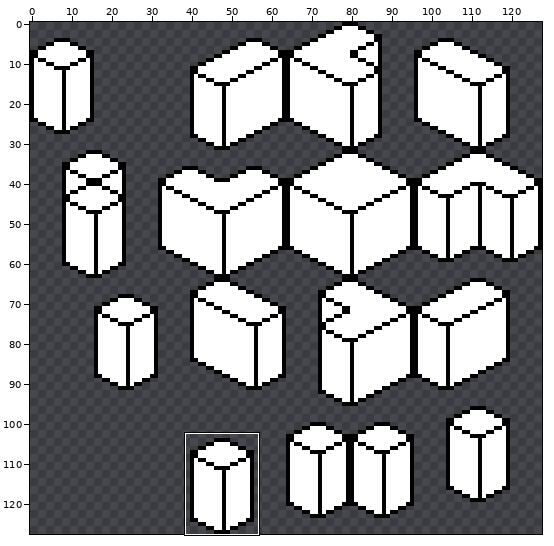
Two versions of one pixel-art file, tile_sets/templates/d_transparent_template.aseprite. The first picture is a wide view before the edit; the outline marks the close-up.
Close-up. The starting point:
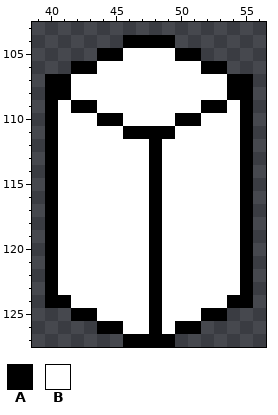
128x128 pixels, 1 frame. Shown: x 39..56, y 103..127. The commit also changed other parts of the picture, which this record leaves out.
Palette (. is transparent): A #000000  B #ffffff
Pixels before, first column x 40:
104 ......AAAA......
105 ....AABBBBAA....
106 ..AABBBBBBBBAA..
107 AABBBBBBBBBBBBAA
108 AABBBBBBBBBBBBAA
109 ABAABBBBBBBBAABA
110 ABBBAABBBBAABBBA
111 ABBBBBAAAABBBBBA
112 ABBBBBBBABBBBBBA
113 ABBBBBBBABBBBBBA
114 ABBBBBBBABBBBBBA
115 ABBBBBBBABBBBBBA
116 ABBBBBBBABBBBBBA
117 ABBBBBBBABBBBBBA
118 ABBBBBBBABBBBBBA
119 ABBBBBBBABBBBBBA
120 ABBBBBBBABBBBBBA
121 ABBBBBBBABBBBBBA
122 ABBBBBBBABBBBBBA
123 ABBBBBBBABBBBBBA
124 AABBBBBBABBBBBAA
125 ..AABBBBABBBAA..
126 ....AABBABAA....
127 ......AAAA......
After:
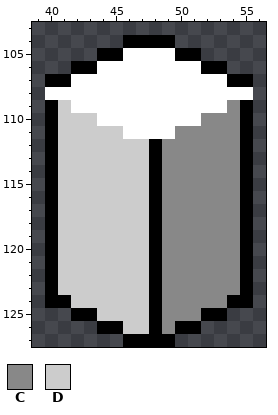
Colours new in this view: C #888888  D #cccccc
The exact change:
Changed rows in their new state; - is an unchanged pixel.
first column x 40:
108 BB------------BB
109 -DBB--------BBC-
110 -DDDBB----BBCCC-
111 -DDDDDBBBBCCCCC-
112 -DDDDDDD-CCCCCC-
113 -DDDDDDD-CCCCCC-
114 -DDDDDDD-CCCCCC-
115 -DDDDDDD-CCCCCC-
116 -DDDDDDD-CCCCCC-
117 -DDDDDDD-CCCCCC-
118 -DDDDDDD-CCCCCC-
119 -DDDDDDD-CCCCCC-
120 -DDDDDDD-CCCCCC-
121 -DDDDDDD-CCCCCC-
122 -DDDDDDD-CCCCCC-
123 -DDDDDDD-CCCCCC-
124 --DDDDDD-CCCCC--
125 ----DDDD-CCC----
126 ------DD-C------
Changed places in both close-ups, as pixel boxes (x1, y1, x2, y2):
changed: (45, 87, 253, 334)
